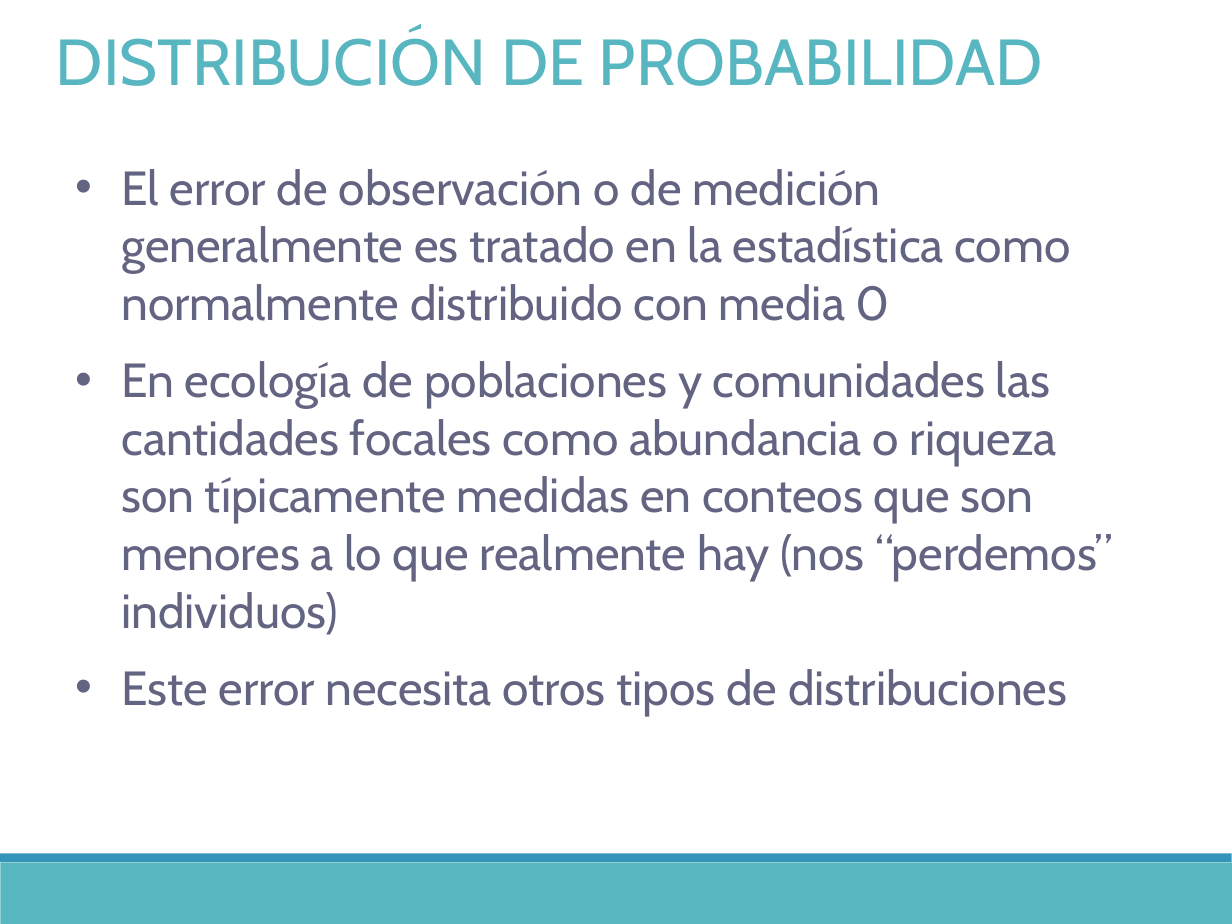
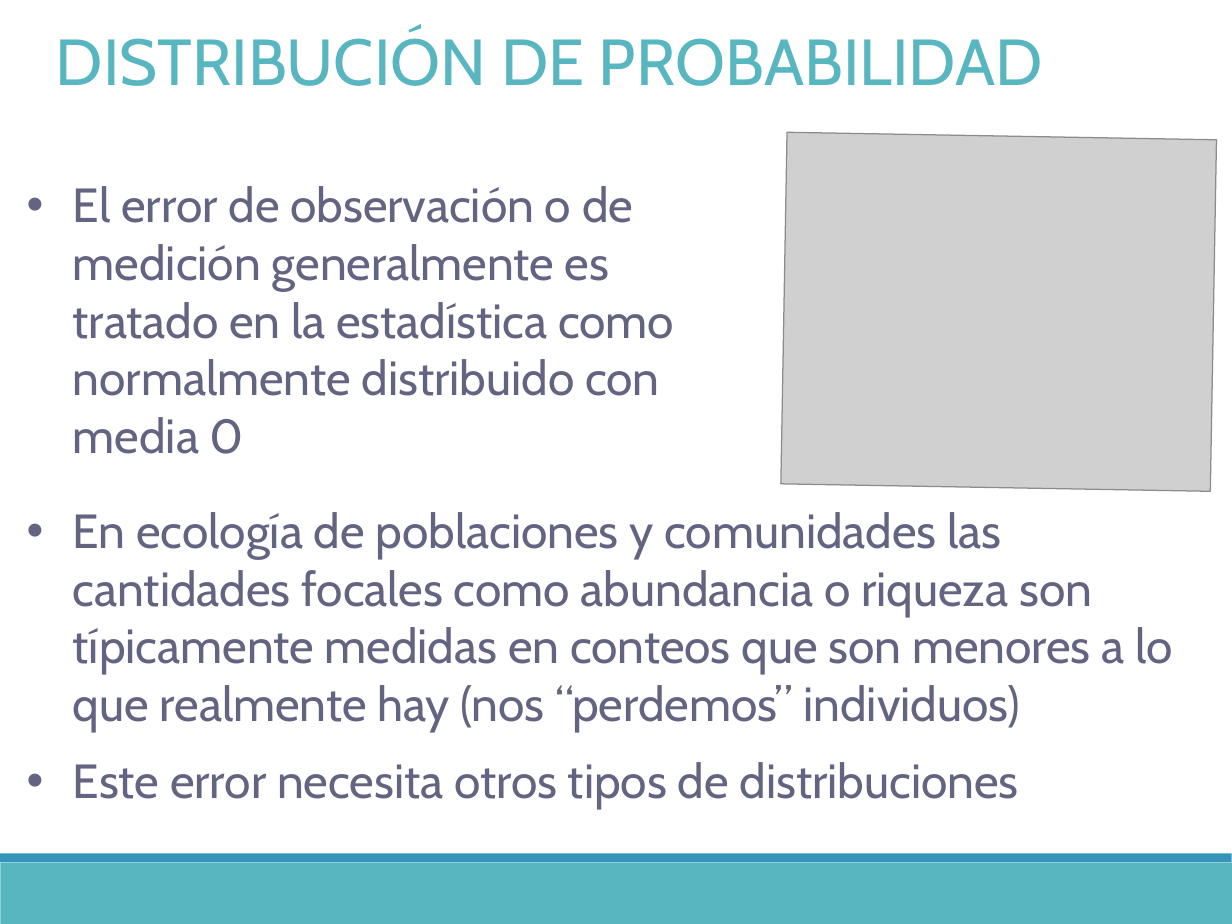
Before and after one commit to DrIgoA/Curso-Ocupacion23, a slide deck: slide 16 of ppt/Modulo 2_Occupacion2023.pptx. Drawn at 1232x924 pixels with LibreOffice and Linux fonts; fonts in the diff are those of the drawing; grey boxes stand for pictures. Boxes give left, top, right and bottom in pixels: in the first picture for what was removed or moved away, otherwise in the second. Text is boxed around its words. In the diff, an @@ line names an element or a change of style, - is before the commit and + after.

```diff
--- a/ppt/Modulo 2_Occupacion2023.pptx
+++ b/ppt/Modulo 2_Occupacion2023.pptx
@@ picture added at (781, 132, 1217, 490) @@
@@ text at (121, 169, 1071, 321): paragraph removed @@
-  • El error de observación o de medición generalmente es tratado en la estadística como normalmente distribuido con media 0
@@ text added at (73, 186, 674, 454), 28 pt, text #636382 @@
+  • El error de observación o de medición generalmente es tratado en la estadística como normalmente distribuido con media 0
@@ text "En ecología de poblaciones y ...": place and size @@
-text "En ecología de poblaciones y ..." at (121, 169, 1112, 716)
+text "En ecología de poblaciones y ..." at (73, 512, 1172, 809)
```
Also in this commit, not shown: 10 other slides changed, 3 other files.
